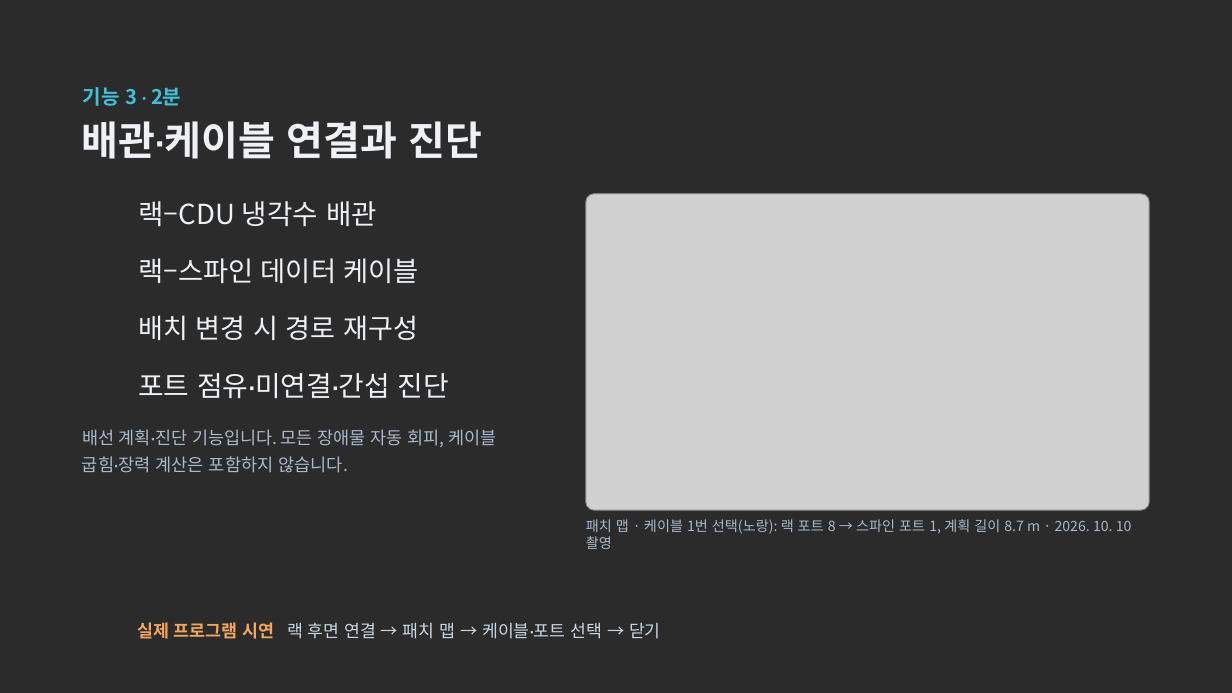
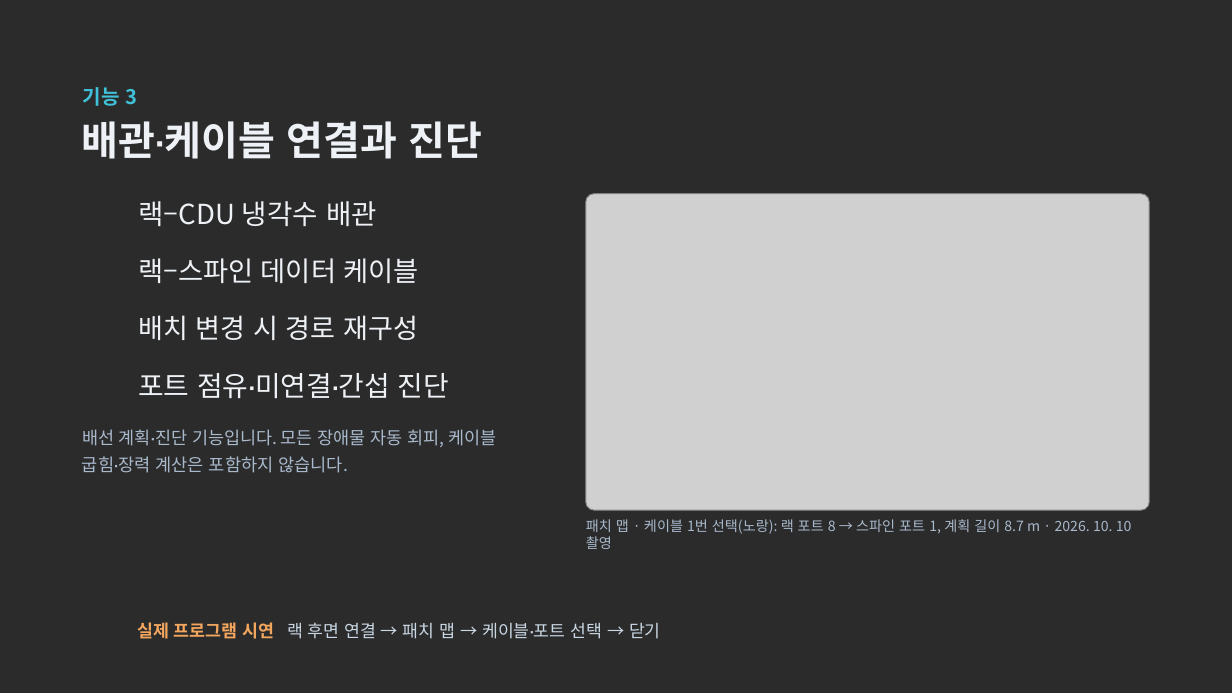
Before and after one commit to dongkimyeon/VRG_TermProj, a slide deck: slide 7 of Presentation/AI 데이터센터 냉각 디지털 트윈 — 중간발표 (편집용).pptx (slide 6 before the commit). Drawn at 1232x693 pixels with LibreOffice and Linux fonts; fonts in the diff are those of the drawing; grey boxes stand for pictures; background and template pictures are left out; a plain dark background stands for a picture behind light text. Boxes give left, top, right and bottom in pixels: in the first picture for what was removed or moved away, otherwise in the second. Text is boxed around its words. In the diff, an @@ line names an element or a change of style, - is before the commit and + after.

```diff
--- a/Presentation/AI 데이터센터 냉각 디지털 트윈 — 중간발표 (편집용).pptx
+++ b/Presentation/AI 데이터센터 냉각 디지털 트윈 — 중간발표 (편집용).pptx
@@ text at [83, 87, 137, 106]: text changed @@
-기능 3 · 2분
+기능 3
```
Also in this commit, not shown: 5 other slides changed, 1 slide added, 3 other files.
